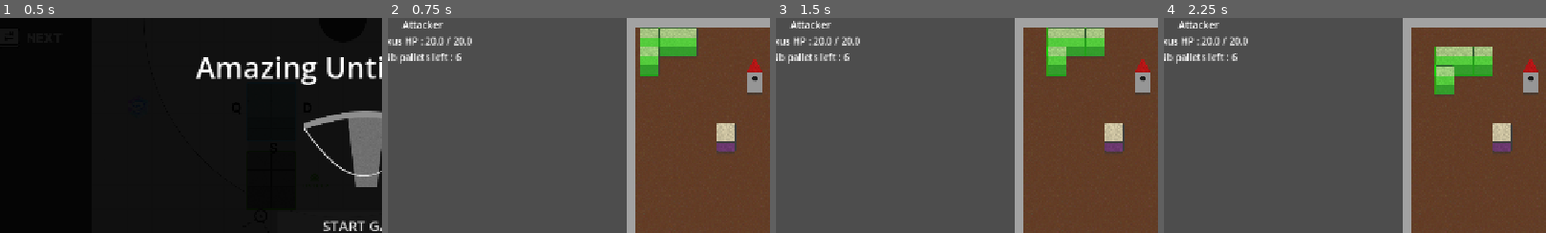
Above: before the commit, frames 1-4 (left to right).
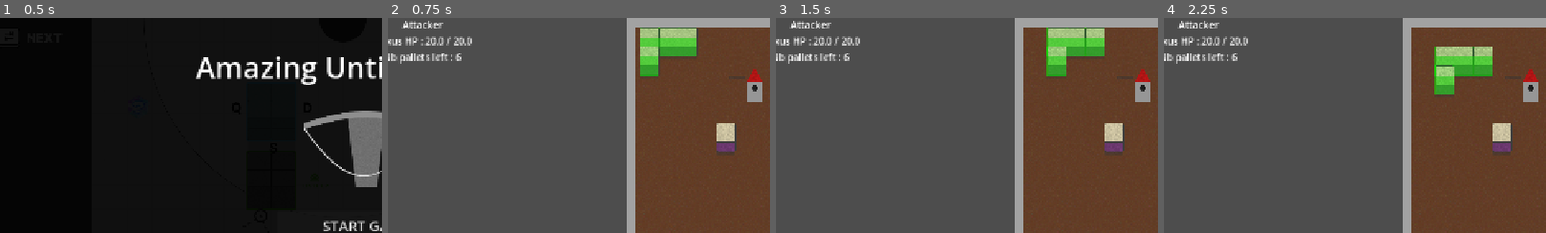
Above: after the commit, the same moments.

Repository: Angele-Bzl/construction
Game: Godot game, scene res://Scenes/title_screen.tscn
Same seed, same stepped clock (60 frames per second), same inputs: the game is played once before the commit and once after it.
Inputs (mouse positions are % of the whole screen's width and height, from its top left):
- Up to frame 1 (0.5 s): no input
- Up to frame 2 (0.75 s): click "START GAME" at 0.5 s
- Up to frame 3 (1.5 s): move the mouse to (72, 45) at 1.27 s; hold D (right) from 1.28 s (still down); click (72, 45) at 1.35 s
- Up to frame 4 (2.25 s): tap Enter at 2 s; move the mouse to (30, 55) at 2.02 s; release D (right) at 2.03 s; hold S (down) from 2.03 s (still down); right-click (30, 55) at 2.1 s
The pictures show only the part of the screen within x 2-52%, y 0-50%; the shares and areas given below are measured in that part.

Frame 1 is identical in both runs. In frame 2, 0.5% of the frame differs, in the area x 89-98%, y 19-40%; in frame 3, 0.5%; in frame 4, 0.5%.

Commit message:
added impact animation in block

Diff:
--- a/construction/Prefabs/BlockPrefabs/block.tscn
+++ b/construction/Prefabs/BlockPrefabs/block.tscn
@@ -2,8 +2,45 @@
 
 [ext_resource type="Script" uid="uid://bbd2ymjpgamm0" path="res://Scripts/block.gd" id="1_mppv7"]
 [ext_resource type="Texture2D" uid="uid://evwt1q6ctoj1" path="res://Assets/Items/Brick.png" id="2_mppv7"]
-[ext_resource type="Texture2D" uid="uid://doyb4b1ot8cno" path="res://Assets/Items/Brick top.png" id="3_4xu17"]
+[ext_resource type="Texture2D" uid="uid://d3g3y2rhdcr1l" path="res://Assets/Items/Brick top.png" id="3_4xu17"]
 [ext_resource type="Texture2D" uid="uid://cbuotl3u3jdii" path="res://Assets/Items/drop shadow block.png" id="4_83mfk"]
+
+[sub_resource type="Animation" id="Animation_83mfk"]
+resource_name = "Impact"
+length = 0.19999999999999998
+tracks/0/type = "value"
+tracks/0/imported = false
+tracks/0/enabled = true
+tracks/0/path = NodePath(".:scale")
+tracks/0/interp = 1
+tracks/0/loop_wrap = true
+tracks/0/keys = {
+"times": PackedFloat32Array(0, 0.1, 0.2),
+"transitions": PackedFloat32Array(1, 1, 1),
+"update": 0,
+"values": [Vector2(0.285, 0.285), Vector2(0.285, 0.35), Vector2(0.285, 0.285)]
+}
+
+[sub_resource type="Animation" id="Animation_7ghh2"]
+length = 0.001
+tracks/0/type = "value"
+tracks/0/imported = false
+tracks/0/enabled = true
+tracks/0/path = NodePath(".:scale")
+tracks/0/interp = 1
+tracks/0/loop_wrap = true
+tracks/0/keys = {
+"times": PackedFloat32Array(0),
+"transitions": PackedFloat32Array(1),
+"update": 0,
+"values": [Vector2(0.285, 0.285)]
+}
+
+[sub_resource type="AnimationLibrary" id="AnimationLibrary_tlobo"]
+_data = {
+&"Impact": SubResource("Animation_83mfk"),
+&"RESET": SubResource("Animation_7ghh2")
+}
 
 [sub_resource type="RectangleShape2D" id="RectangleShape2D_xrivr"]
 size = Vector2(31, 31)
@@ -19,23 +56,27 @@
 
 [node name="BlockSprite" type="Sprite2D" parent="." unique_id=1034150835]
 z_index = 2
-position = Vector2(4.7683716e-07, 4.7683716e-07)
+position = Vector2(0, 16)
 scale = Vector2(0.285, 0.285)
 texture = ExtResource("2_mppv7")
 centered = false
-offset = Vector2(-59.64, -111.71)
+offset = Vector2(-59.64, -167.85034)
 
 [node name="BlockTop" type="Sprite2D" parent="BlockSprite" unique_id=1836335206]
 z_index = 3
 texture = ExtResource("3_4xu17")
 centered = false
-offset = Vector2(-69.51, -191.69)
+offset = Vector2(-69.51, -247.635)
 
 [node name="Drop Shadow" type="Sprite2D" parent="BlockSprite" unique_id=2073492646]
 z_index = -1
+position = Vector2(119.29825, 126.315796)
 texture = ExtResource("4_83mfk")
 centered = false
-offset = Vector2(-59.45, 50.205)
+offset = Vector2(-178.74826, -127.220795)
+
+[node name="AnimationPlayer" type="AnimationPlayer" parent="BlockSprite" unique_id=502219978]
+libraries/ = SubResource("AnimationLibrary_tlobo")
 
 [node name="BlockCollision" type="CollisionShape2D" parent="." unique_id=41598474]
 shape = SubResource("RectangleShape2D_xrivr")
Not shown, changed: construction/Assets/Items/Brick top.png.import
